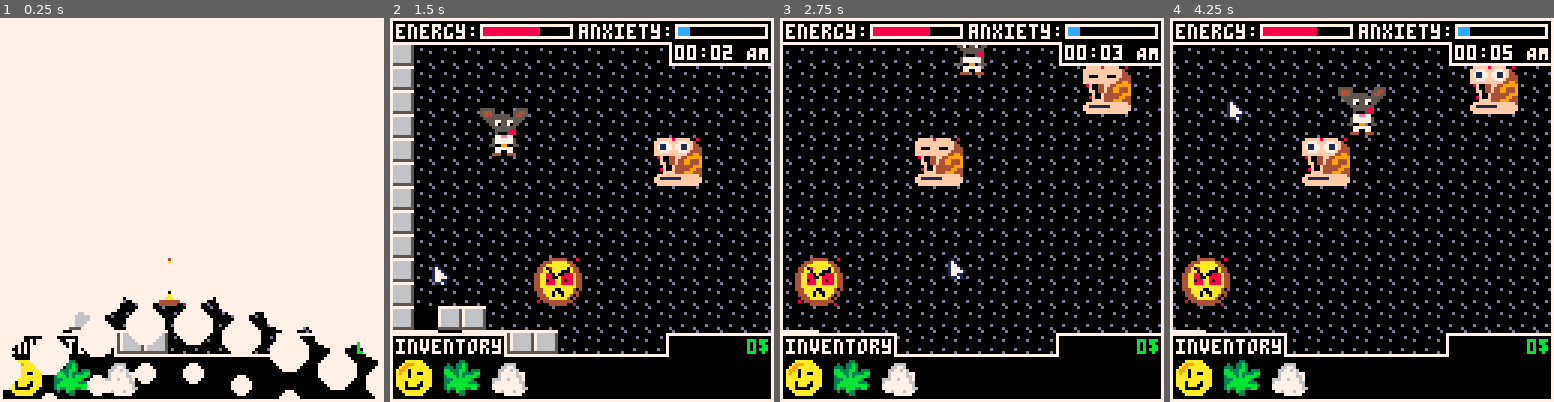
Above: before the commit, frames 1-4 (left to right).
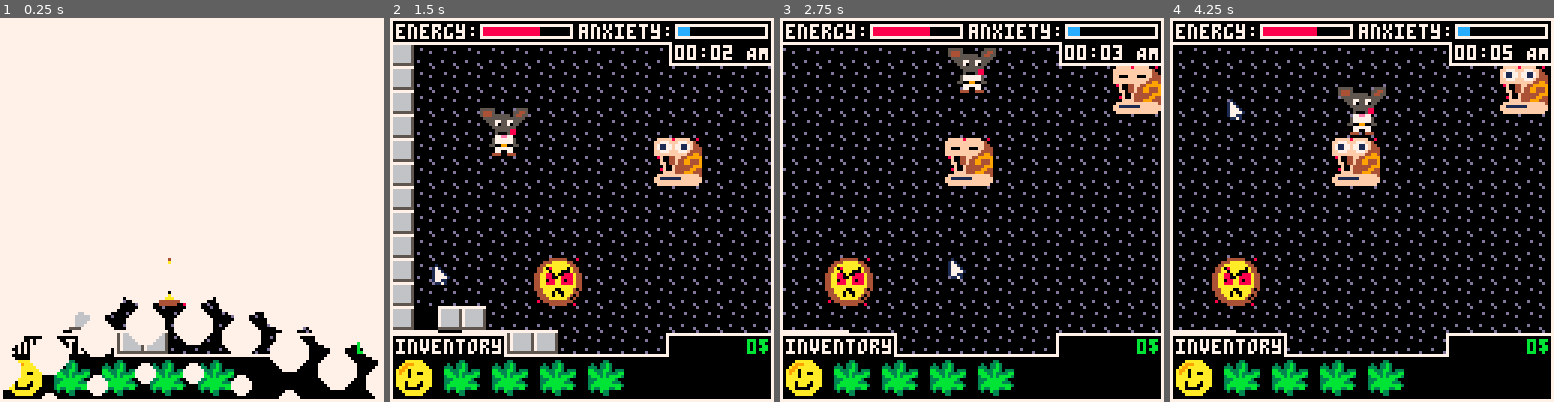
Above: after the commit, the same moments.

Repository: ekaktusz/ld53delivery
Game: PICO-8 cartridge delivery.p8
Same seed, same stepped clock (60 frames per second), same inputs: the game is played once before the commit and once after it.
Inputs (mouse positions are in pixels of both pictures, inside the frame that each line leads up to):
- Up to frame 1 (0.25 s): no input
- Up to frame 2 (1.5 s): tap X (X key) at 0.33, 1.07 s; click (670, 121) at 0.67 s; click (436, 267) at 1.22 s
- Up to frame 3 (2.75 s): hold Right 1.6-2.1 s; click (887, 114) at 1.77 s; tap X (X key) at 1.85 s; hold Up 2.15-2.42 s; click (952, 259) at 2.32 s; hold Right from 2.47 s (still down)
- Up to frame 4 (4.25 s): click (1404, 106) at 2.87 s; tap X (X key) at 2.97, 4.08 s; release Right at 3.03 s; hold Left 3.08-3.58 s; click (1465, 256) at 3.42 s; hold Down 3.63-3.97 s; click (1231, 102) at 3.97 s; hold Right from 4.02 s (still down)

The runs differ from the first frame. In frame 1, 1.7% of the frame differs, in the area x 26-61%, y 89-99%; in frame 2, 1.9%; in frame 3, 19%, in the area x 0-100%, y 7-99%; in frame 4, 19%.

Commit message:
extrttra

Diff:
--- a/include/dealer.lua
+++ b/include/dealer.lua
@@ -24,8 +24,10 @@
         --inventory_add_drug("marijuana")
         if not mouse.old_click and mouse.click then
             if not inventory_is_full() then
-                if (money>=12) money-=12
-                inventory_add_drug(drug_new("marijuana"))
+                if money>=12 then
+                    money-=12
+                    inventory_add_drug(drug_new("marijuana"))
+                end
             end
         end
     end
@@ -34,8 +36,10 @@
         --inventory_add_drug("marijuana")
         if not mouse.old_click and mouse.click then
             if not inventory_is_full() then
-                if (money>=12) money-=15
-                inventory_add_drug(drug_new("ecstasy"))
+                if money>=15 then
+                    money-=15
+                    inventory_add_drug(drug_new("ecstasy"))
+                end
             end
         end
     end
@@ -44,8 +48,10 @@
         --inventory_add_drug("marijuana")
         if not mouse.old_click and mouse.click then
             if not inventory_is_full() then
-                if (money>=12) money-=42
-                inventory_add_drug(drug_new("cocaine"))
+                if money>=42 then
+                    money-=42
+                    inventory_add_drug(drug_new("cocaine"))
+                end
             end
         end
     end
--- a/include/game_state.lua
+++ b/include/game_state.lua
@@ -1,6 +1,7 @@
 local game_state = {}
 
 function game_state_init()
+    reload(0x1000, 0x1000, 0x2000)
     _update60 = game_state_update
     _draw = game_state_draw
 
@@ -64,11 +65,9 @@
         end
     end
 
-    bar_update(energy_bar, player.energy)
-    bar_update(anxiety_bar, player.anxiety)
-
     if player.anxiety >= 1 then
         -- TODO game over
+        game_state_init()
     elseif player.anxiety <= 0 then
         player.anxiety = 0
     end
@@ -76,10 +75,13 @@
 
     if player.energy <= 0 then
         -- TODO game over
+        game_state_init()
     elseif player.energy >= 1 then
         player.energy = 1
     end
 
+    bar_update(energy_bar, player.energy)
+    bar_update(anxiety_bar, player.anxiety)
 end
 
 function game_state_draw()
--- a/include/inventory.lua
+++ b/include/inventory.lua
@@ -1,7 +1,7 @@
 inventory = {}
 
 function inventory_init()
-    inventory.items = {nil, drug_new("marijuana"), drug_new("cocaine"), nil, nil, nil, nil, nil}
+    inventory.items = {nil, drug_new("marijuana"), drug_new("marijuana"), drug_new("marijuana"), drug_new("marijuana"), nil, nil, nil}
     inventory.x = 0
     inventory.y = 0
     inventory.w = 127
--- a/include/player.lua
+++ b/include/player.lua
@@ -8,7 +8,7 @@
     player.dx = 0
     player.dy = 0
 
-    player.acc = 1
+    player.acc = 0.75
 
     player.energy = 0.7
     player.anxiety = 0.19
